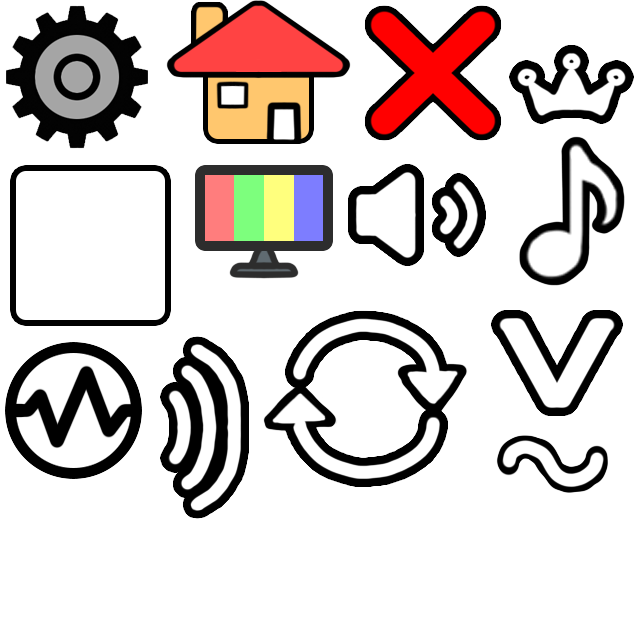
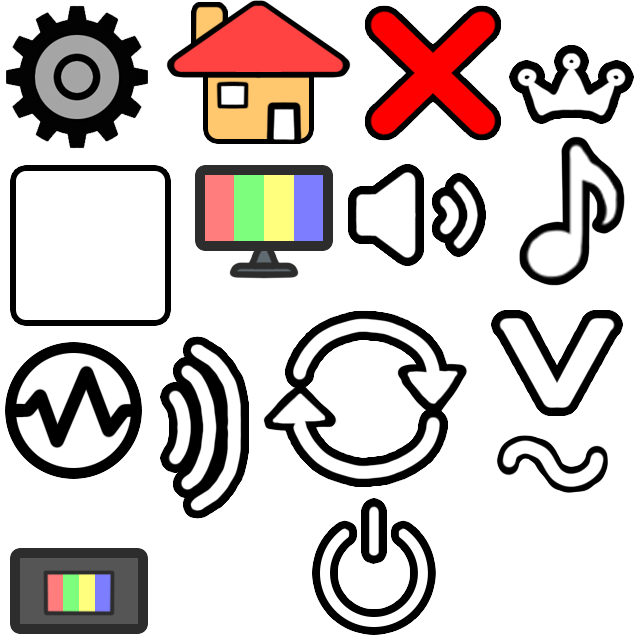
Revision of a layered 640x640 image; what changed, layer by layer:
added group "TurnOff" with 1 layers above "Fullscreen" over bbox(320, 505, 428, 627)
added layer "Ellipse 1" in group "TurnOff" over bbox(320, 505, 428, 627)
added group "Fullscreen" with 4 layers above "V-Sync" over bbox(10, 548, 148, 634)
added layer "Rounded Rectangle 2 copy" in group "Fullscreen" over bbox(10, 548, 148, 634)
added layer "Layer 22" in group "Fullscreen" over bbox(43, 569, 115, 616)
added layer "Layer 9 copy" in group "Fullscreen" over bbox(46, 573, 112, 613)
added layer "Layer 21" in group "Fullscreen" over bbox(18, 553, 141, 631)